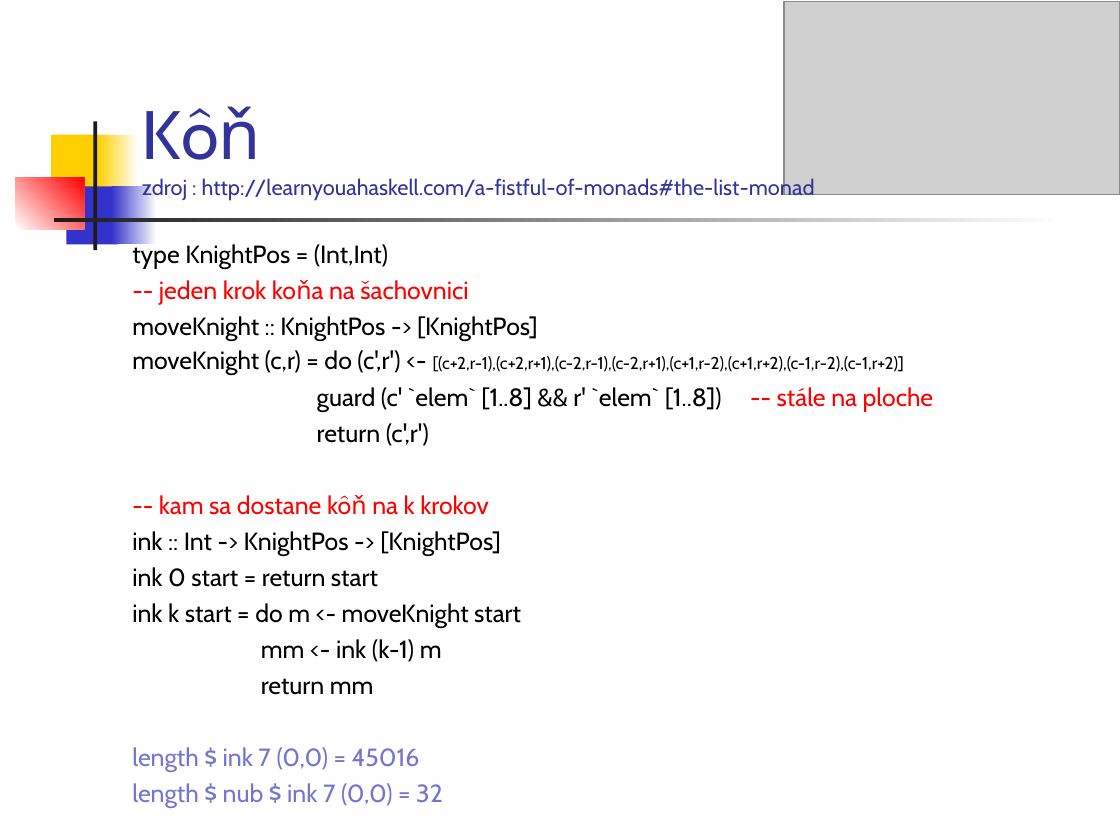
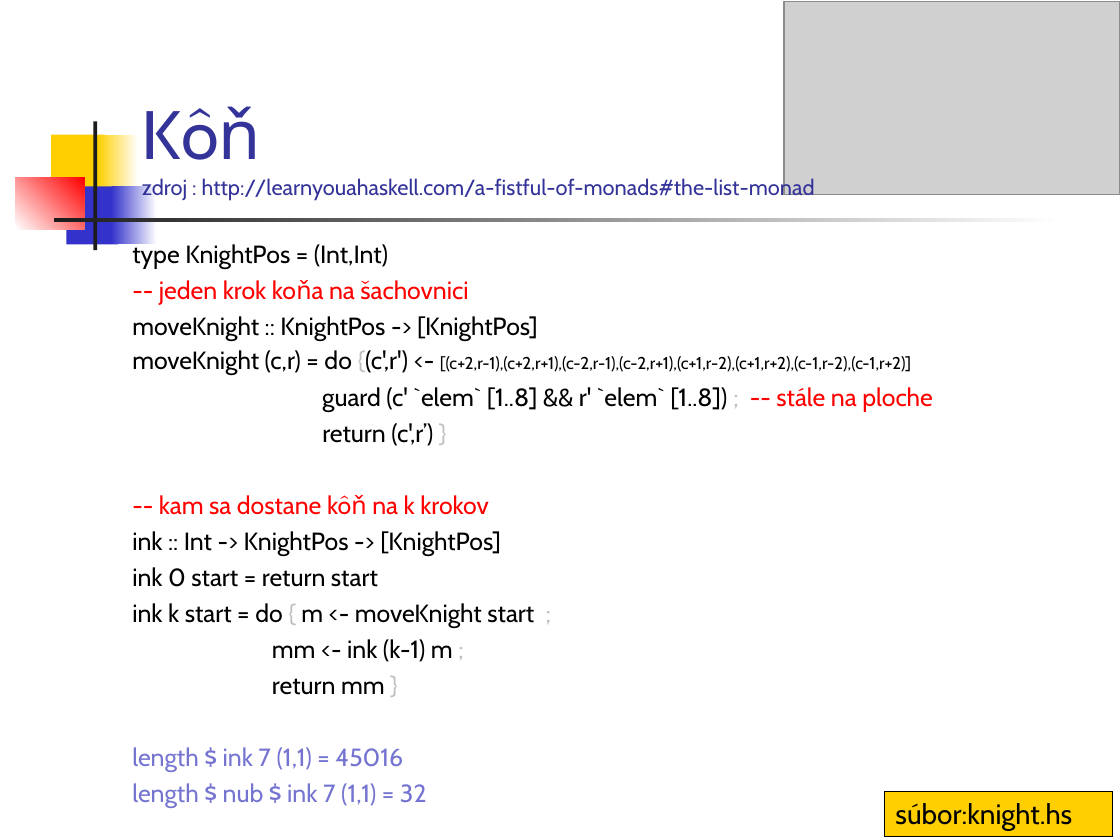
Before and after one commit to Funkcionalne/Prednasky, a slide deck: slide 19 of 12/12_fpro.ppt. Drawn at 1120x840 pixels with LibreOffice and Linux fonts; fonts in the diff are those of the drawing; grey boxes stand for pictures. Boxes give left, top, right and bottom in pixels: in the first picture for what was removed or moved away, otherwise in the second. Text is boxed around its words. In the diff, an @@ line names an element or a change of style, - is before the commit and + after.

```diff
--- a/12/12_fpro.ppt
+++ b/12/12_fpro.ppt
@@ text at (x1=132, y1=350, x2=933, y2=446): text changed @@
-moveKnight (c,r) = do (c',r') <- [(c+2,r-1),(c+2,r+1),(c-2,r-1),(c-2,r+1),(c+1,r-2),(c+1,r+2),(c-1,r-2),(c-1,r+2)]
-guard (c' `elem` [1..8] && r' `elem` [1..8]) -- stále na ploche
-return (c',r')
+moveKnight (c,r) = do {(c',r') <- [(c+2,r-1),(c+2,r+1),(c-2,r-1),(c-2,r+1),(c+1,r-2),(c+1,r+2),(c-1,r-2),(c-1,r+2)]
+guard (c' `elem` [1..8] && r' `elem` [1..8]) ; -- stále na ploche
+return (c',r’) }
@@ text at (x1=132, y1=603, x2=534, y2=808): text changed @@
-ink k start = do m <- moveKnight start
-mm <- ink (k-1) m
-return mm
-length $ ink 7 (0,0) = 45016
-length $ nub $ ink 7 (0,0) = 32
+ink k start = do { m <- moveKnight start ;
+mm <- ink (k-1) m ;
+return mm }
+length $ ink 7 (1,1) = 45016
+length $ nub $ ink 7 (1,1) = 32
@@ rectangle added at (x1=885, y1=791, x2=1113, y2=836), fill #FFCF01, outline #000000 0.74 pt, 18 pt, text #000000 @@
+súbor:knight.hs
```
Also in this commit, not shown: 15 other slides changed, 3 slides added, 1 slide removed, 5 other files.
